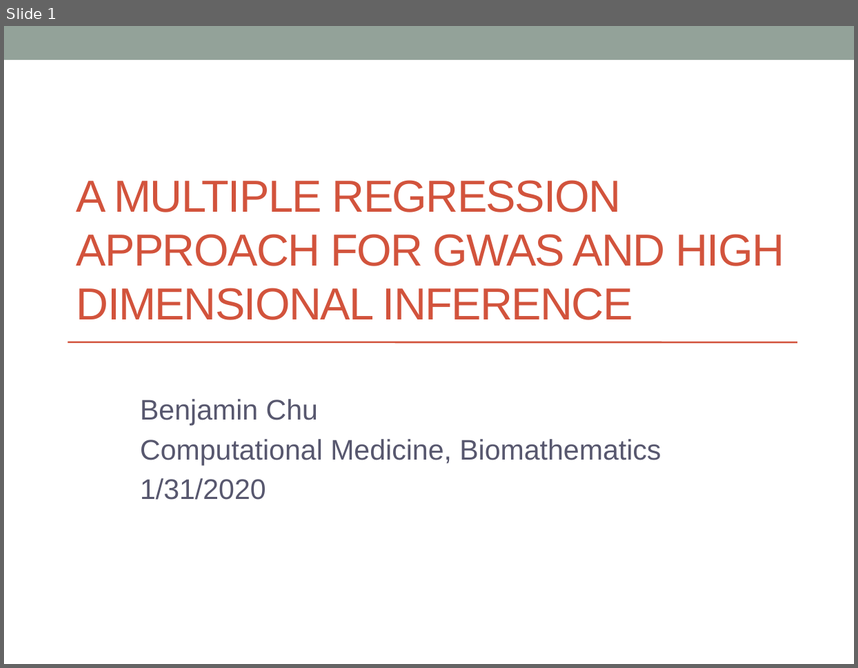
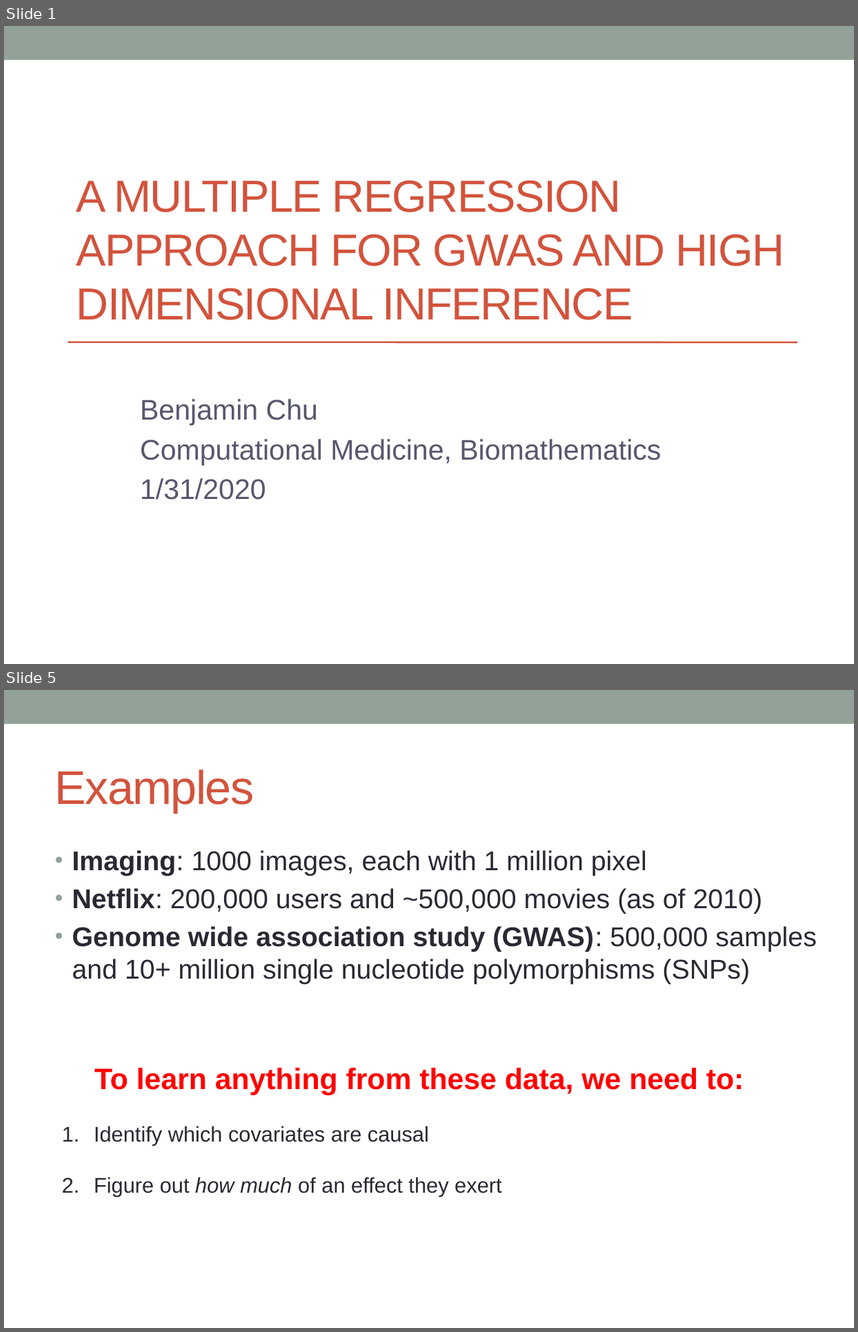
Before and after one commit to biona001/public-talks, a slide deck: QCBio luncheon 2020/Presentation1.pptx. Shown one above the other, each under a label of ours: slide 1 before the commit, slides 1 and 5 after it; the slides between them are not shown. The pictures are 858x668 and 858x1332 pixels, drawn with LibreOffice and Linux fonts; fonts in the diff are those of the drawing. Boxes give left, top, right and bottom in pixels: in the first picture for what was removed or moved away, otherwise in the second. Text is boxed around its words. In the diff, an @@ line names an element or a change of style, - is before the commit and + after.

```diff
--- a/QCBio luncheon 2020/Presentation1.pptx
+++ b/QCBio luncheon 2020/Presentation1.pptx
@@ slide 5 added at bbox=[4, 690, 854, 1328], background #FFFFFF; not listed: 1 template element that a slide beside it also shows @@
@@ title added at bbox=[55, 769, 254, 813], 40 pt, text #D2533C @@
+Examples
@@ text added at bbox=[72, 850, 817, 984], 23 pt, text #292934 @@
+• Imaging: 1000 images, each with 1 million pixel
+• Netflix: 200,000 users and ~500,000 movies (as of 2010)
+• Genome wide association study (GWAS): 500,000 samples and 10+ million single nucleotide polymorphisms (SNPs)
@@ text added at bbox=[94, 1067, 744, 1196], 18 pt, text #292934 @@
+To learn anything from these data, we need to:
+1. Identify which covariates are causal
+2. Figure out how much of an effect they exert
```
Also in this commit, not shown: 2 slides changed, 8 other slides added, 4 other files.
